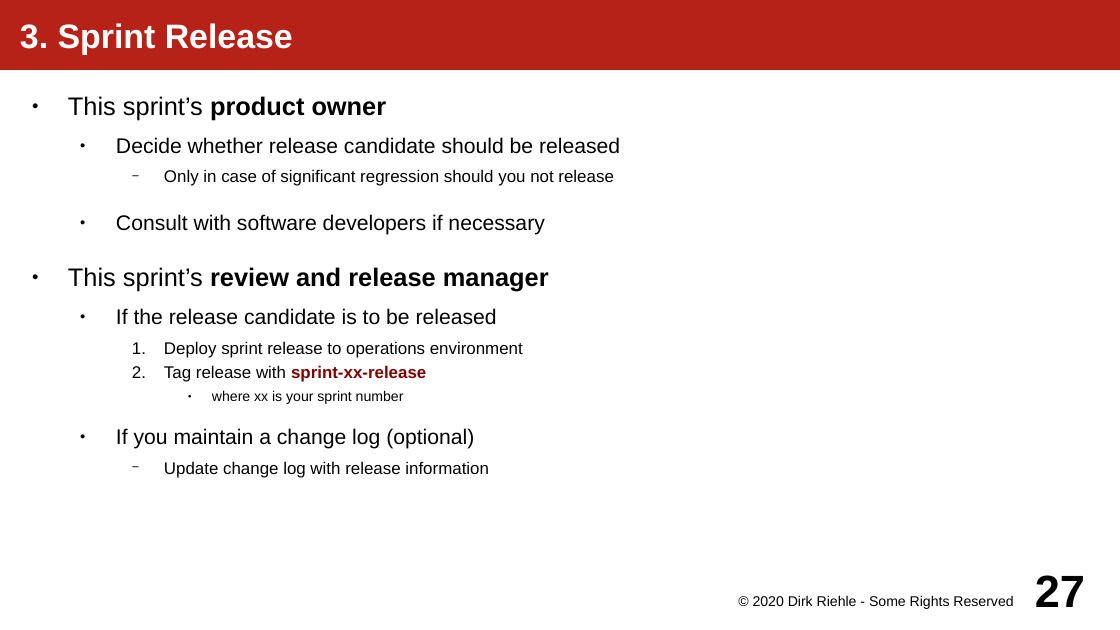
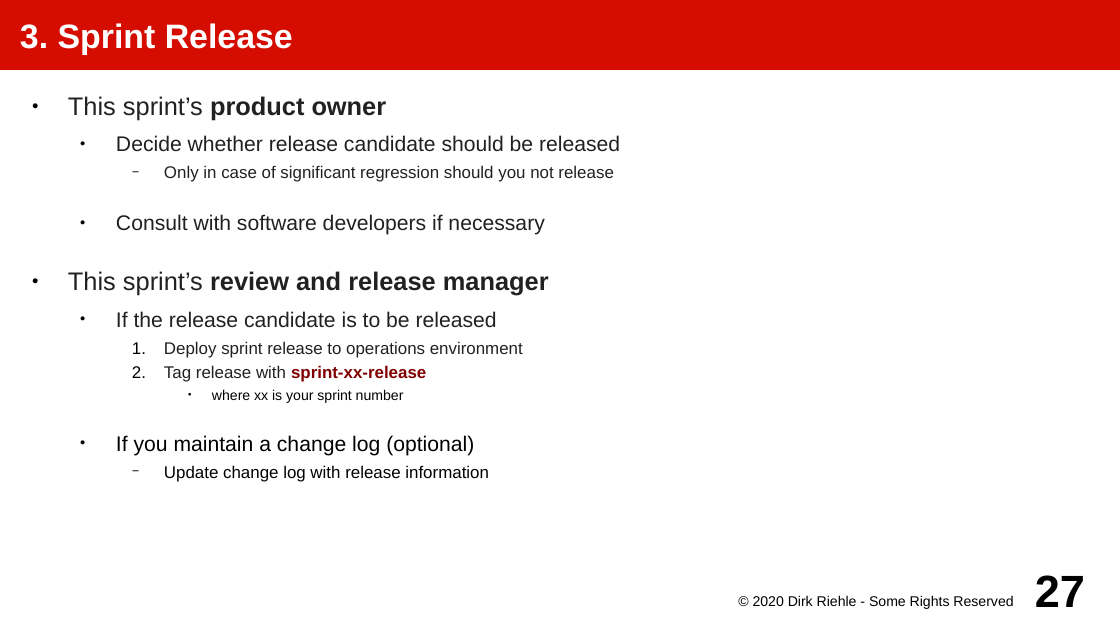
Before and after one commit to dirkriehle/amos-course, a slide deck: slide 27 of Lecture slides/AMOS B01 - Project Crash Course.odp. Drawn at 1120x630 pixels with LibreOffice and Linux fonts; fonts in the diff are those of the drawing. Boxes give left, top, right and bottom in pixels: in the first picture for what was removed or moved away, otherwise in the second. Text is boxed around its words. In the diff, an @@ line names an element or a change of style, - is before the commit and + after.

```diff
--- a/Lecture slides/AMOS B01 - Project Crash Course.odp
+++ b/Lecture slides/AMOS B01 - Project Crash Course.odp
@@ title "3. Sprint Release" at (0,0,1120,70): fill #B62118 to #D50D01 @@
@@ text "This sprint’s product owner" at (68,96,620,482): text colour #000000 to #212121 in "This sprint’s product owner", "Decide whether release candidate should be released", "Only in case of significant regression should ...", "Consult with software developers if necessary" and 4 more places; more space between paragraphs @@
```
Also in this commit, not shown: 34 other slides changed, 35 other files.
